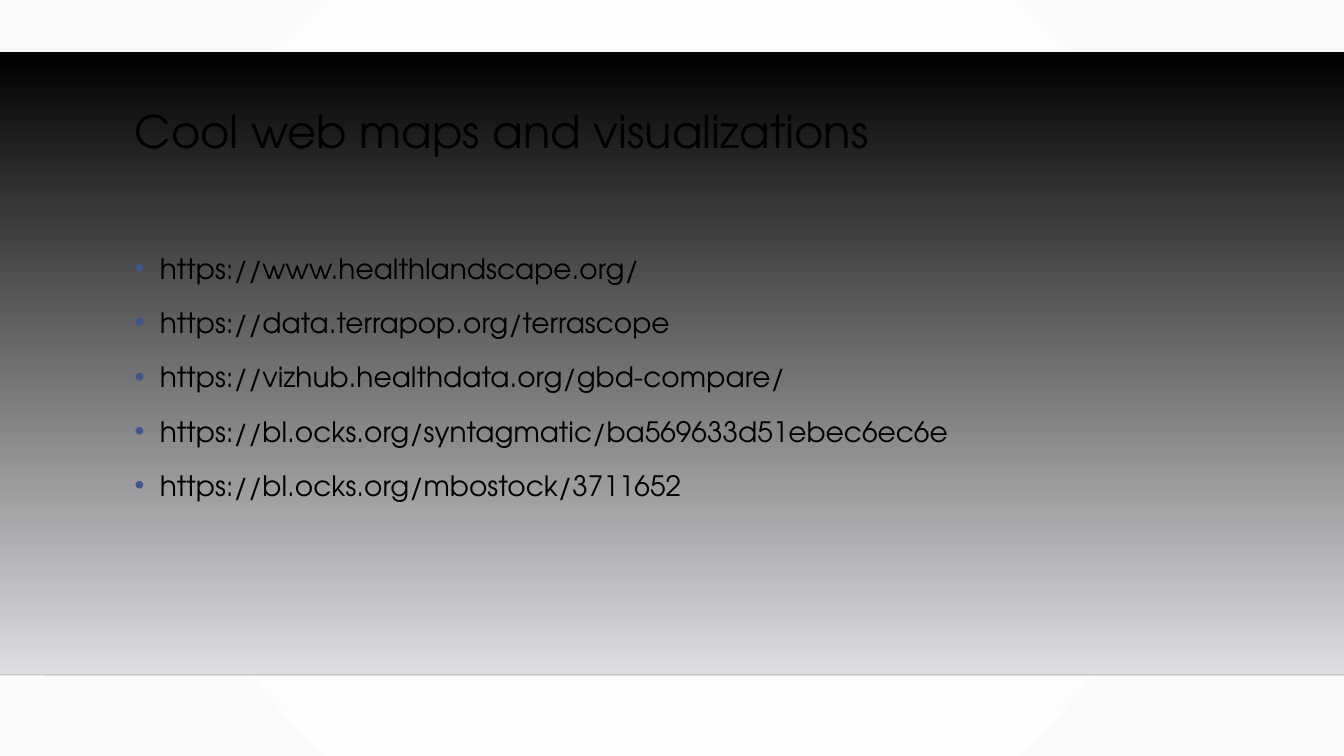
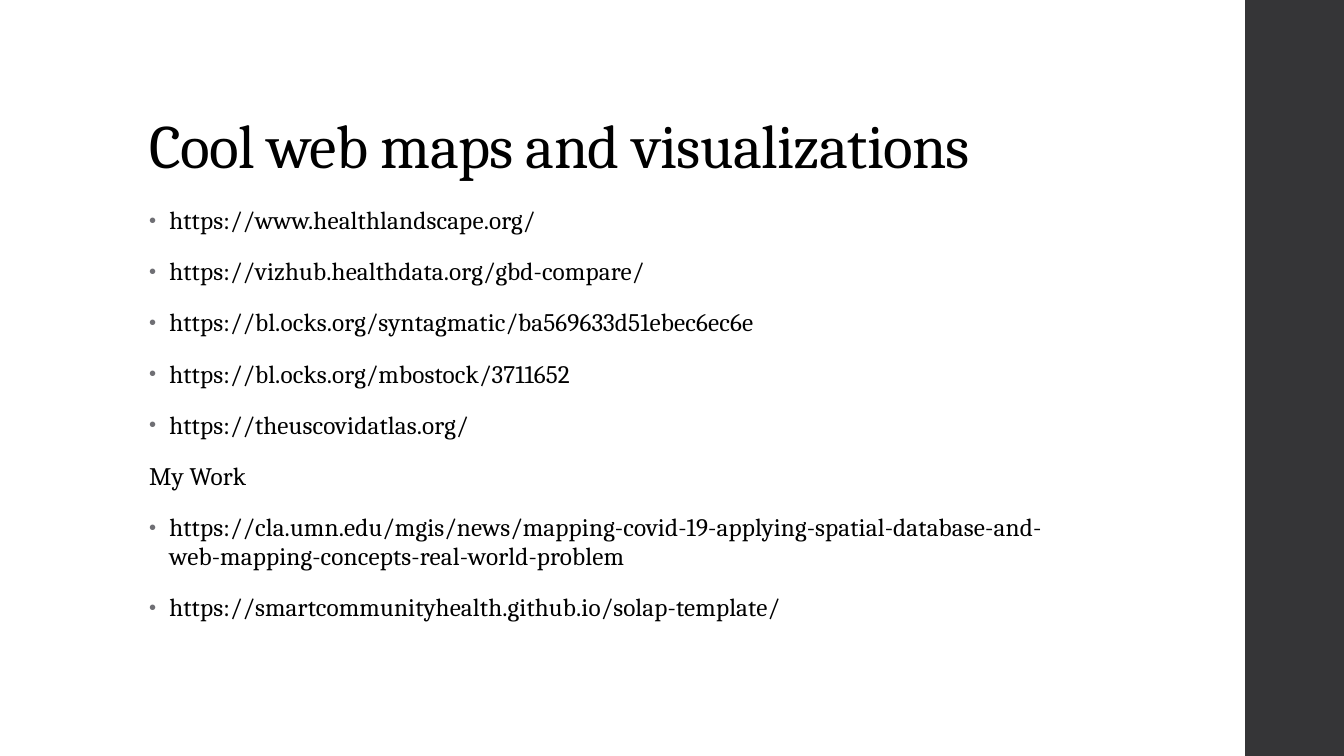
Before and after one commit to MGIS-UMN/GIS5577_week9, a slide deck: slide 10 of WebMapping_Backend.odp (slide 8 before the commit). Drawn at 1344x756 pixels with LibreOffice and Linux fonts; fonts in the diff are those of the drawing; background and template pictures are left out. Boxes give left, top, right and bottom in pixels: in the first picture for what was removed or moved away, otherwise in the second. Text is boxed around its words. In the diff, an @@ line names an element or a change of style, - is before the commit and + after.

```diff
--- a/WebMapping_Backend.odp
+++ b/WebMapping_Backend.odp
@@ background gradient #FFFFFF to #FAFAFA to #FFFFFF @@
@@ freeform shape added at box(1245, 0, 1344, 756), fill #353537 @@
@@ freeform shape removed at box(0, 51, 1344, 675) @@
@@ title "Cool web maps and visualizations": place and size @@
-title "Cool web maps and visualizations" at box(135, 95, 869, 172)
+title "Cool web maps and visualizations" at box(149, 125, 970, 181)
@@ title "Cool web maps and visualizations" at box(149, 125, 970, 181): size 32 to 44 pt, font TeX Gyre Adventor to Cambria, letter spacing 0 to -0.5 pt; vertical alignment top to bottom @@
@@ text "https://www.healthlandscape.org/": place and size @@
-text "https://www.healthlandscape.org/" at box(160, 258, 948, 502)
+text "https://www.healthlandscape.org/" at box(149, 211, 1041, 622)
@@ text at box(169, 211, 753, 389): size 20 to 18 pt, font TeX Gyre Adventor to Cambria, letter spacing 0 to 0.1 pt in "https://www.healthlandscape.org/", "https://vizhub.healthdata.org/gbd-compare/", "https://bl.ocks.org/syntagmatic/ba569633d51ebec6ec6e", "https://bl.ocks.org/mbostock/3711652"; indent changed; line spacing 1.2 to 0.95; more space between paragraphs; bullet colour #415588 to #6F6F74 @@
@@ text at box(160, 312, 670, 339): paragraph removed @@
-• https://data.terrapop.org/terrascope
@@ text at box(149, 416, 1041, 622): paragraphs added @@
+• https://theuscovidatlas.org/
+My Work
+• https://cla.umn.edu/mgis/news/mapping-covid-19-applying-spatial-database-and-web-mapping-concepts-real-world-problem
+• https://smartcommunityhealth.github.io/solap-template/
@@ line removed from (0, 675) to (1344, 675) @@
```
Also in this commit, not shown: 17 other slides changed, 3 slides added, 1 slide removed, 1 other file.
